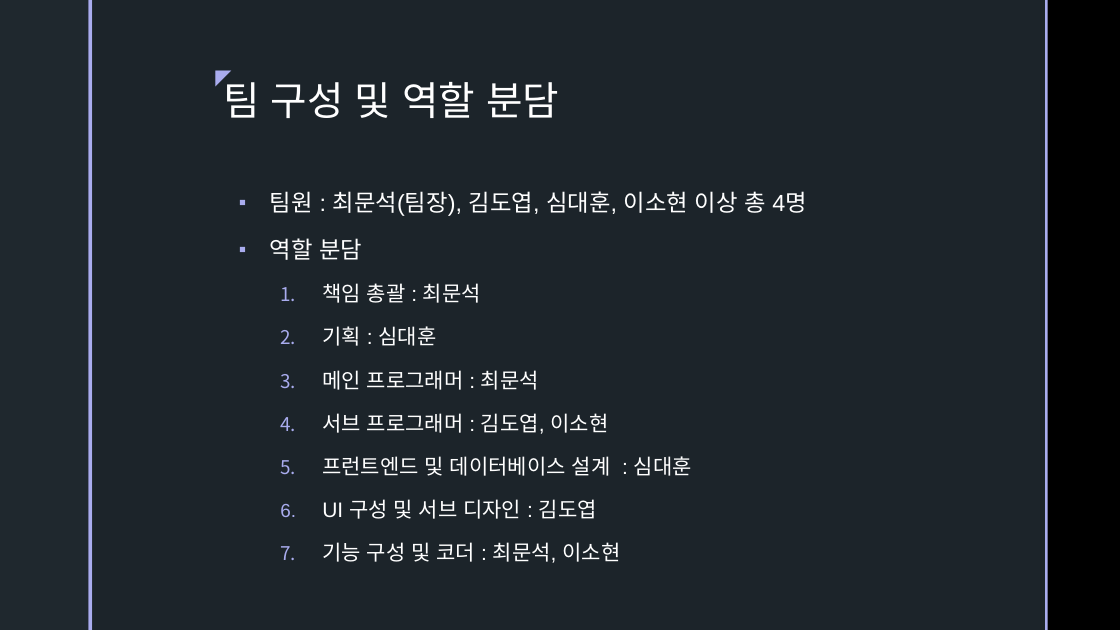
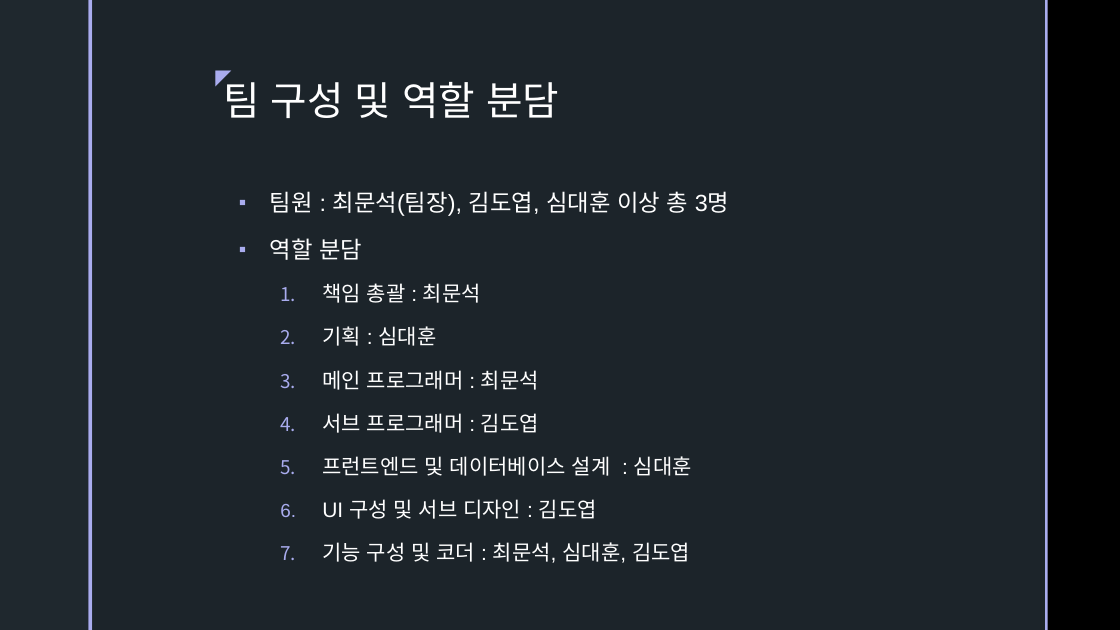
Before and after one commit to ColossusCMS/Team-Project, a slide deck: slide 5 of 보고서 폴더/제출용.pptx. Drawn at 1120x630 pixels with LibreOffice and Linux fonts; fonts in the diff are those of the drawing; background and template pictures are left out. Boxes give left, top, right and bottom in pixels: in the first picture for what was removed or moved away, otherwise in the second. Text is boxed around its words. In the diff, an @@ line names an element or a change of style, - is before the commit and + after.

```diff
--- a/보고서 폴더/제출용.pptx
+++ b/보고서 폴더/제출용.pptx
@@ text at (270, 191, 729, 216): text changed @@
-▪ 팀원 : 최문석(팀장), 김도엽, 심대훈, 이소현 이상 총 4명
+▪ 팀원 : 최문석(팀장), 김도엽, 심대훈 이상 총 3명
@@ text at (322, 413, 539, 433): text changed @@
-  4. 서브 프로그래머 : 김도엽, 이소현
+  4. 서브 프로그래머 : 김도엽
@@ text at (322, 542, 690, 563): text changed @@
-  7. 기능 구성 및 코더 : 최문석, 이소현
+  7. 기능 구성 및 코더 : 최문석, 심대훈, 김도엽
```
Also in this commit, not shown: 2 other slides changed.
